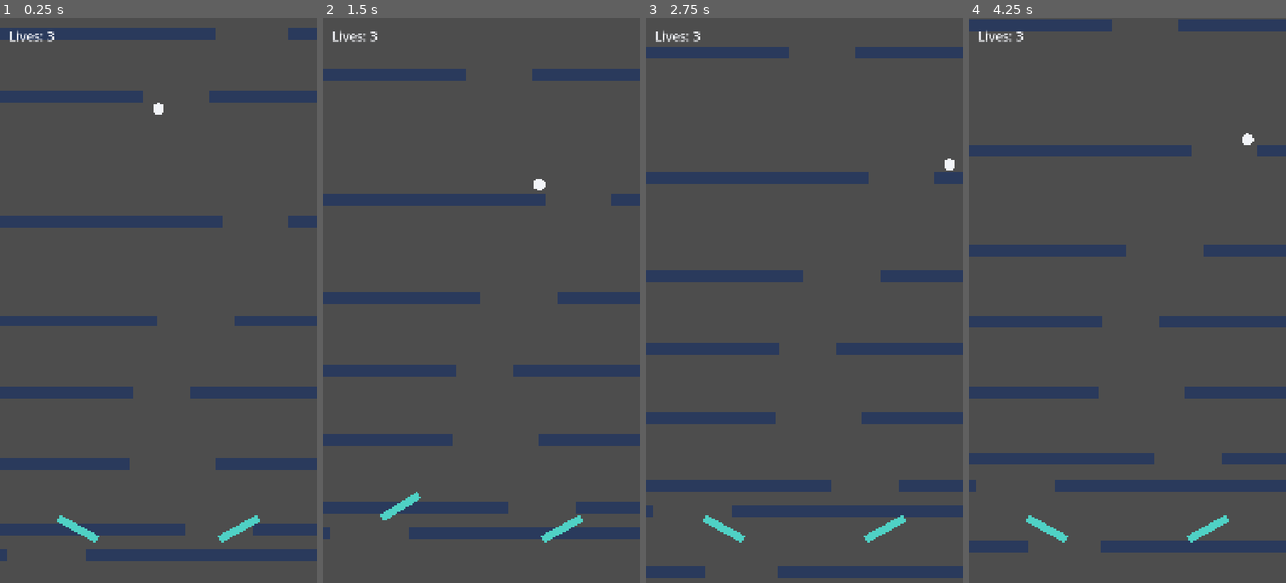
Above: before the commit, frames 1-4 (left to right).
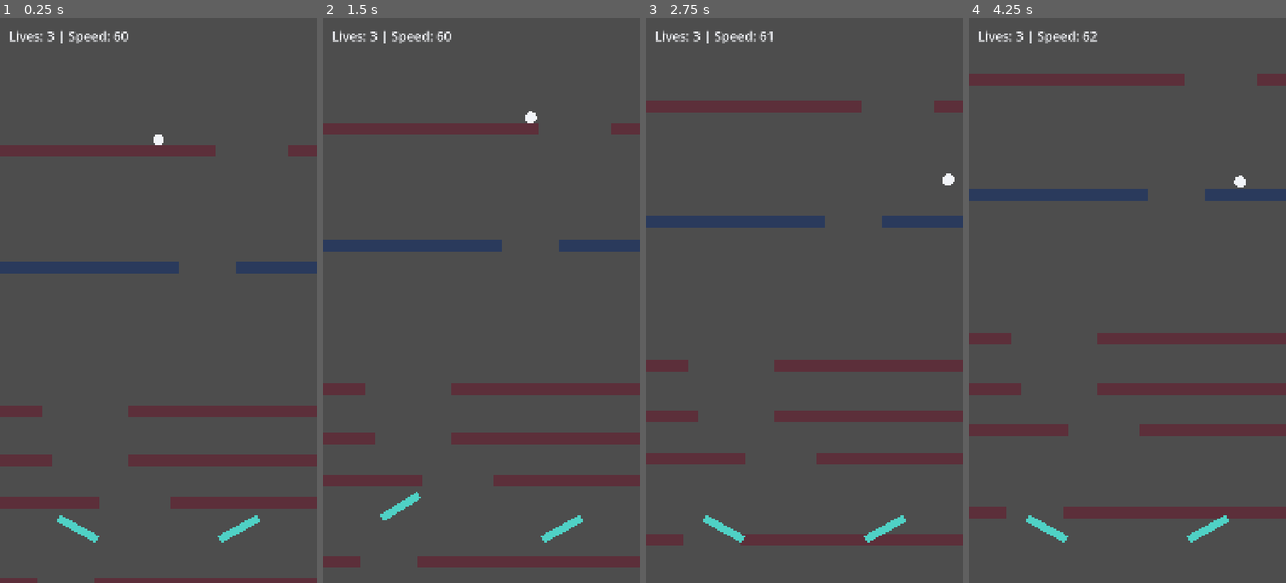
Above: after the commit, the same moments.

Repository: raeyyanhabib/GravityPinball
Game: Godot game, scene res://main.tscn
The game is run twice, just before and just after one commit, with the same random seed, the same clock (stepped at 60 frames per second) and the same inputs.
Inputs (mouse positions are in pixels of both pictures, inside the frame that each line leads up to):
- Up to frame 1 (0.25 s): no input
- Up to frame 2 (1.5 s): tap Enter at 0.5 s; move the mouse to (551, 272) at 0.52 s; hold D 0.53-1.25 s; tap R at 0.6 s; click (551, 272) at 0.67 s; drag from (418, 328) to (465, 413) at 1.27 s
- Up to frame 3 (2.75 s): move the mouse to (836, 176) at 2.02 s; hold D from 2.03 s (still down); tap R at 2.1 s; click (836, 176) at 2.17 s
- Up to frame 4 (4.25 s): release D at 2.75 s; drag from (1111, 413) to (1032, 215) at 2.77 s; move the mouse to (1222, 385) at 3.52 s; hold A from 3.53 s (still down); tap R at 3.6 s; click (1222, 385) at 3.67 s

The runs differ from the first frame. In frame 1, 21% of the frame differs, in the area x 0-100%, y 1-100%; in frame 2, 20%; in frame 3, 22%; in frame 4, 22%, in the area x 0-100%, y 0-95%.

Commit message:
M4: added the speed and zones

Diff:
--- a/ball.gd
+++ b/ball.gd
@@ -9,7 +9,7 @@
 var attached := false           # true while the ball is pinned to a bar
 
 func _ready() -> void:
-	gravity_scale = 0.3         # falls at 30% of normal gravity
+	gravity_scale = 0.3         # baseline fallback gravity scale
 	lock_rotation = true        # ball doesn't spin
 	contact_monitor = true      # lets the ball report what it touches
 	max_contacts_reported = 8
@@ -19,24 +19,22 @@
 	col.shape = shape
 	add_child(col)
 	var mat := PhysicsMaterial.new()
-	mat.bounce = 0.4            # how bouncy the ball is
+	mat.bounce = 0.4
 	mat.friction = 0.2
 	physics_material_override = mat
 
 func _physics_process(_delta: float) -> void:
 	if attached:
-		return                  # main.gd moves the ball while it's pinned
+		return
 	apply_central_force(Vector2(tilt * TILT_FORCE, 0.0))
 	if linear_velocity.length() > MAX_SPEED:
 		linear_velocity = linear_velocity.limit_length(MAX_SPEED)
 
-# Freeze the ball so a bar can carry it
 func attach() -> void:
 	attached = true
 	freeze = true
 	freeze_mode = RigidBody2D.FREEZE_MODE_KINEMATIC
 
-# Unfreeze the ball and give it a starting velocity
 func release(kick: Vector2) -> void:
 	attached = false
 	freeze = false
--- a/main.gd
+++ b/main.gd
@@ -1,73 +1,80 @@
 extends Node2D
 
 # ---- Screen and layout ----
-const W := 1080.0               # screen width
-const H := 1920.0               # screen height
-const CHUNK_H := 600.0          # height of one chunk of bars
-const BAR_H := 40.0             # thickness of a bar
-const GAP_MIN := 180.0          # narrowest gap in a bar row
-const GAP_MAX := 300.0          # widest gap in a bar row
-const SCROLL_SPEED := 60.0      # how fast bars move up (px/s)
-const FLIPPER_Y := 1700.0       # height of the flippers
-const BALL_START := Vector2(540, 300)  # start and respawn point
+const W := 1080.0
+const H := 1920.0
+const CHUNK_H := 600.0
+const BAR_H := 40.0
+const GAP_MIN := 180.0
+const GAP_MAX := 300.0
+const FLIPPER_Y := 1700.0
+const BALL_START := Vector2(540, 400)
+const DEFAULT_GRAVITY := 0.3
+
+# Bar colors per gravity zone: teal = floaty, slate = normal, red = heavy
+const ZONE_COLORS := {0.15: "#2f5d62", 0.3: "#2a3a5c", 0.5: "#5c2f3a"}
+
+# ---- Speed tuning ----
+const BASE_SPEED := 60.0
+const MAX_SPEED := 240.0
+const DRIVER_CAP := 180.0
 
 # ---- Steering ----
-const TILT_DEAD := 0.6          # ignore tiny phone tremors
-const TILT_FULL := 4.0          # this much tilt gives full steering
-const TILT_SMOOTH := 0.15       # lower = smoother but slower response
+const TILT_DEAD := 0.6
+const TILT_FULL := 4.0
+const TILT_SMOOTH := 0.15
 
 # ---- Collision layers ----
-const LAYER_WORLD := 1          # walls, floor, ball
-const LAYER_BARS := 2           # bars only
-
-# ---- Wedge (stuck) tuning ----
-const WEDGE_SPEED := 25.0       # below this speed relative to the bar = stuck
-const WARN_TIME := 0.8          # STUCK warning appears after this long
-const WEDGE_TIME := 1.6         # total stuck time before the ball is pinned
-const PIN_MIN_Y := 700.0        # only pin below this height, so escape time is fair
-const STRUGGLE_SPEED := 140.0   # sideways movement while pinned
-const BREAK_HOLD := 0.25        # how long to hold a flipper or hard tilt to break free
-const BREAK_TILT := 0.6         # tilt strength that counts as a hard tilt
-const KICK_SPEED := 260.0       # sideways push when the ball breaks free
-const GRACE_TIME := 1.2         # time after breaking free before it can be pinned again
-
-# One life can only be lost once per this many seconds
+const LAYER_WORLD := 1
+const LAYER_BARS := 2
+
+# ---- Wedge tuning ----
+const WEDGE_SPEED := 25.0
+const WARN_TIME := 0.8
+const WEDGE_TIME := 1.6
+const PIN_MIN_Y := 700.0
+const STRUGGLE_SPEED := 140.0
+const BREAK_HOLD := 0.25
+const BREAK_TILT := 0.6
+const KICK_SPEED := 260.0
+const GRACE_TIME := 1.2
 const LIFE_COOLDOWN := 1.0
 
 # ---- Game state ----
-var hard_mode := false          # M5 will set this from the menu
+var hard_mode := false
 var lives := 3
 var game_over := false
-
-# ---- Nodes and runtime values ----
+var time_played := 0.0
+var obstacles_passed := 0
+var current_scroll_speed := BASE_SPEED
+
+# ---- Runtime ----
 var ball: Ball
-var chunks: Array = []          # all bar chunks currently on screen
+var chunks: Array = []
 var left_flipper: Flipper
 var right_flipper: Flipper
-var tilt_smoothed := 0.0        # smoothed tilt value sent to the ball
-var touches := {}               # finger index -> position (-1 = mouse)
+var tilt_smoothed := 0.0
+var touches := {}
 var left_down := false
 var right_down := false
-var wedge_timer := 0.0          # how long the ball has been stuck
-var grace_timer := 0.0          # time left before the ball can be pinned again
-var break_timer := 0.0          # how long the player has held a break-free input
-var life_cooldown := 0.0        # time left before another life can be lost
+var wedge_timer := 0.0
+var grace_timer := 0.0
+var break_timer := 0.0
+var life_cooldown := 0.0
 var hud: Label
 
 func _ready() -> void:
-	randomize()                 # new random bars every run
+	randomize()
 	_make_walls()
 
-	# Fill the screen with chunks, starting one above the top
+	# Fill the screen, starting one chunk above the top
 	for i in range(-1, 4):
 		_spawn_chunk(i * CHUNK_H)
 
-	# Ball can hit the world and the bars
 	ball = Ball.new()
 	ball.collision_mask = LAYER_WORLD | LAYER_BARS
 	add_child(ball)
 
-	# Left flipper at the bottom left, right flipper at the bottom right
 	left_flipper = Flipper.new()
 	left_flipper.is_left = true
 	left_flipper.position = Vector2(200, FLIPPER_Y)
@@ -78,7 +85,6 @@
 	right_flipper.position = Vector2(W - 200, FLIPPER_Y)
 	add_child(right_flipper)
 
-	# On-screen text for lives and the escape timer
 	hud = Label.new()
 	hud.position = Vector2(30, 30)
 	hud.add_theme_font_size_override("font_size", 44)
@@ -87,7 +93,7 @@
 
 	_restart()
 
-# Runs on every touch, click, or key press
+# Touch, click, and key input
 func _input(event: InputEvent) -> void:
 	# After game over, R or a tap restarts
 	if game_over and event.is_pressed():
@@ -96,7 +102,7 @@
 			_restart()
 		return
 
-	# Track where each finger or the mouse is, so flippers know which side is pressed
+	# Track each finger, and the mouse as index -1
 	if event is InputEventScreenTouch:
 		if event.pressed:
 			touches[event.index] = event.position
@@ -112,47 +118,50 @@
 	elif event is InputEventMouseMotion and touches.has(-1):
 		touches[-1] = event.position
 
-# Main game loop, runs every physics frame (60 times per second)
+# Main loop, runs 60 times per second
 func _physics_process(delta: float) -> void:
 	if game_over:
 		_update_hud()
 		return
 
+	time_played += delta
 	life_cooldown = max(0.0, life_cooldown - delta)
+	current_scroll_speed = PinballLogic.speed_for(
+		time_played, obstacles_passed, BASE_SPEED, MAX_SPEED, DRIVER_CAP)
 
 	_read_tilt()
 	_read_flippers()
 	_update_chunks(delta)
+	ball.gravity_scale = _gravity_at_ball()
 
 	if ball.attached:
-		_carry_ball(delta)      # ball is pinned to a bar
+		_carry_ball(delta)
 	else:
-		_check_wedge(delta)     # watch for the ball getting stuck
+		_check_wedge(delta)
 		# Touching the top of the screen costs a life
 		if ball.position.y <= Ball.RADIUS:
 			_lose_life()
 
 	_update_hud()
 
-# Read tilt from the phone, or A and D on the laptop
+# Phone tilt, or A and D on the laptop
 func _read_tilt() -> void:
 	var raw := Input.get_gravity().x
 	if abs(raw) < TILT_DEAD:
-		raw = 0.0               # ignore small shakes
+		raw = 0.0
 	var key := 0.0
 	if Input.is_physical_key_pressed(KEY_A):
 		key -= 1.0
 	if Input.is_physical_key_pressed(KEY_D):
 		key += 1.0
 	var target_tilt := clampf(raw / TILT_FULL + key, -1.0, 1.0)
-	tilt_smoothed = lerpf(tilt_smoothed, target_tilt, TILT_SMOOTH)  # ease toward target
+	tilt_smoothed = lerpf(tilt_smoothed, target_tilt, TILT_SMOOTH)
 	ball.tilt = tilt_smoothed
 
-# Work out which flipper should be up
+# Z and / on the laptop, screen halves on touch
 func _read_flippers() -> void:
 	left_down = Input.is_physical_key_pressed(KEY_Z)
 	right_down = Input.is_physical_key_pressed(KEY_SLASH)
-	# On touch, the left and right halves of the screen control each flipper
 	for pos in touches.values():
 		if pos.x < W / 2.0:
 			left_down = true
@@ -164,60 +173,39 @@
 # Decide whether the ball is stuck against a bar
 func _check_wedge(delta: float) -> void:
 	grace_timer = max(0.0, grace_timer - delta)
-	if grace_timer > 0.0:
-		wedge_timer = 0.0       # just broke free, can't be pinned yet
-		return
-
-	# Only a ball touching a bar can be stuck
-	var touching := false
-	for b in ball.get_colliding_bodies():
-		if b.is_in_group("chunk"):
-			touching = true
-			break
-	if not touching:
-		wedge_timer = 0.0
-		return
-
-	# Stuck means the ball moves at almost the same speed as the bar
-	var rel: Vector2 = ball.linear_velocity - Vector2(0.0, -SCROLL_SPEED)
-	if rel.length() >= WEDGE_SPEED:
-		wedge_timer = 0.0
-		return
-
-	# Too close to the top: don't pin, the player needs room to react
-	if ball.position.y < PIN_MIN_Y:
-		wedge_timer = 0.0
-		return
-
-	# Stuck long enough: pin the ball to the bar
-	wedge_timer += delta
-	if wedge_timer >= WEDGE_TIME:
+	var touching := _touching_bar()
+	var stuck := PinballLogic.is_stuck_motion(
+		ball.linear_velocity, current_scroll_speed, WEDGE_SPEED)
+	var can_pin := grace_timer <= 0.0 and ball.position.y >= PIN_MIN_Y
+	wedge_timer = PinballLogic.next_wedge_timer(wedge_timer, delta, touching, stuck, can_pin)
+	if PinballLogic.should_pin(wedge_timer, WEDGE_TIME):
 		ball.attach()
 		wedge_timer = 0.0
 		break_timer = 0.0
 
+func _touching_bar() -> bool:
+	for b in ball.get_colliding_bodies():
+		if b.is_in_group("chunk"):
+			return true
+	return false
+
 # Pinned: the bar carries the ball up. Tilt lets it struggle sideways.
 func _carry_ball(delta: float) -> void:
-	ball.position.y -= SCROLL_SPEED * delta
+	ball.position.y -= current_scroll_speed * delta
 	ball.position.x = clampf(
 		ball.position.x + tilt_smoothed * STRUGGLE_SPEED * delta,
-		Ball.RADIUS, W - Ball.RADIUS)   # keep the ball on screen
-
-	# Carried into the top: lose a life
+		Ball.RADIUS, W - Ball.RADIUS)
+
 	if ball.position.y <= Ball.RADIUS:
 		_lose_life()
 		return
 
-	# Hold a flipper or hard tilt for a moment to break free
-	var breaking: bool = left_down or right_down or abs(tilt_smoothed) > BREAK_TILT
-	if breaking:
-		break_timer += delta
-		if break_timer >= BREAK_HOLD:
-			_break_free()
-	else:
-		break_timer = 0.0       # reset if the player lets go
-
-# Release the ball with a kick toward the side the player pushed
+	var breaking := left_down or right_down or absf(tilt_smoothed) > BREAK_TILT
+	break_timer = PinballLogic.next_break_timer(break_timer, delta, breaking)
+	if PinballLogic.should_break_free(break_timer, BREAK_HOLD):
+		_break_free()
+
+# Release with a kick toward the side the player pushed
 func _break_free() -> void:
 	var dir := 1.0 if (right_down or tilt_smoothed > 0.0) else -1.0
 	if left_down and not right_down:
@@ -226,10 +214,9 @@
 	grace_timer = GRACE_TIME
 	break_timer = 0.0
 
-# Lose one life, then respawn or end the game.
-# The cooldown stops one crossing from costing more than one life.
+# Lose a life, then respawn or end the game
 func _lose_life() -> void:
-	if life_cooldown > 0.0:
+	if not PinballLogic.can_lose_life(life_cooldown):
 		return
 	life_cooldown = LIFE_COOLDOWN
 	lives -= 1
@@ -239,59 +226,68 @@
 		return
 	_respawn_ball()
 
-# Start a fresh run
 func _restart() -> void:
 	lives = 1 if hard_mode else 3
 	game_over = false
 	life_cooldown = 0.0
+	time_played = 0.0
+	obstacles_passed = 0
+	current_scroll_speed = BASE_SPEED
 	_respawn_ball()
 
-# Put the ball back at the start point and clear its timers
+# Return the ball to the start point and clear its state
 func _respawn_ball() -> void:
-	ball.release(Vector2.ZERO)
+	ball.attached = false
+	ball.freeze = false
+	ball.linear_velocity = Vector2.ZERO
+	ball.angular_velocity = 0.0
 	ball.position = BALL_START
 	wedge_timer = 0.0
 	break_timer = 0.0
 	grace_timer = GRACE_TIME
 
-# Scroll bars up, delete the ones that left the top,
-# and add new ones below so the loop never runs out
+# Scroll chunks, count passed ones, remove old ones, add new ones below
 func _update_chunks(delta: float) -> void:
 	for c in chunks:
-		c.position.y -= SCROLL_SPEED * delta
-
-	# Keep only the chunks that are still on screen
+		var prev_y: float = c.position.y
+		c.position.y -= current_scroll_speed * delta
+		if PinballLogic.crossed_above(prev_y, c.position.y, ball.position.y, CHUNK_H):
+			obstacles_passed += 1
+
 	var keep: Array = []
 	for c in chunks:
-		if c.position.y < -CHUNK_H:
+		if PinballLogic.should_recycle(c.position.y, CHUNK_H):
 			c.queue_free()
 		else:
 			keep.append(c)
 	chunks = keep
 
-	# Add chunks below the lowest one until the screen is covered
 	var lowest := -INF
 	for c in chunks:
 		lowest = max(lowest, c.position.y)
-	while lowest < H:
-		lowest += CHUNK_H
-		_spawn_chunk(lowest)
-
-# Update the on-screen text
+	for y in PinballLogic.rows_to_fill(lowest, H, CHUNK_H):
+		_spawn_chunk(y)
+
+# Gravity of the zone the ball is currently in
+func _gravity_at_ball() -> float:
+	var zones: Array = []
+	for c in chunks:
+		zones.append({"y": c.position.y, "g": c.get_meta("gravity_scale")})
+	return PinballLogic.gravity_at(ball.position.y, zones, CHUNK_H, DEFAULT_GRAVITY)
+
 func _update_hud() -> void:
 	if game_over:
 		hud.text = "GAME OVER\nTap or press R to restart"
 		return
-	var text := "Lives: %d" % lives
+	var text := "Lives: %d | Speed: %d" % [lives, int(current_scroll_speed)]
 	if ball.attached:
-		var window := ball.position.y / SCROLL_SPEED   # seconds until the top
+		var window := PinballLogic.escape_window(ball.position.y, current_scroll_speed)
 		text += "\nESCAPE: %.1fs" % window
 		text += "\nTilt or flip to break free"
 	elif wedge_timer >= WARN_TIME:
 		text += "\nSTUCK!"
 	hud.text = text
 
-# Side walls and the bottom floor
 func _make_walls() -> void:
 	for x in [-10.0, W + 10.0]:
 		var wall := StaticBody2D.new()
@@ -303,7 +299,7 @@
 		wall.position = Vector2(x, H * 0.5)
 		add_child(wall)
 
-	# Floor below the screen, so the ball can't fall out
+	# Floor below the screen
 	var floor_body := StaticBody2D.new()
 	var floor_shape := RectangleShape2D.new()
 	floor_shape.size = Vector2(W + 200, 20)
@@ -313,31 +309,41 @@
 	floor_body.position = Vector2(W / 2.0, H + 10.0)
 	add_child(floor_body)
 
-# One chunk: three bands, each randomly holding a bar row or staying empty
+# One chunk: a random gravity zone, tinted, with up to three bar rows
 func _spawn_chunk(y: float) -> void:
 	var chunk := AnimatableBody2D.new()
 	chunk.position = Vector2(0, y)
-	chunk.add_to_group("chunk")       # lets the ball recognize bars
+	chunk.add_to_group("chunk")
 	chunk.collision_layer = LAYER_BARS
-	chunk.collision_mask = 0          # bars don't need to detect anything
+	chunk.collision_mask = 0
+
+	var grav_choices := [0.3, 0.3, 0.15, 0.5]
+	var g: float = grav_choices[randi() % grav_choices.size()]
+	chunk.set_meta("gravity_scale", g)
 
 	var band_h := CHUNK_H / 3.0
 	for band in range(3):
-		if randf() < 0.8:             # 80% chance this band has a row
+		if randf() < 0.8:
 			var row_y := band * band_h + randf_range(20.0, band_h - 20.0 - BAR_H)
 			var gap_w := randf_range(GAP_MIN, GAP_MAX)
 			var gap_x := randf_range(20.0, W - gap_w - 20.0)
 			_add_bar(chunk, row_y, gap_x, gap_w)
 
+	_tint_chunk(chunk, g)
 	add_child(chunk)
 	chunks.append(chunk)
 
-# One row: a bar on each side of a gap
+# Color the bars by gravity zone
+func _tint_chunk(chunk: Node2D, g: float) -> void:
+	var color: String = ZONE_COLORS.get(g, "#2a3a5c")
+	for child in chunk.get_children():
+		if child is ColorRect:
+			child.color = Color(color)
+
 func _add_bar(chunk: Node2D, y: float, gap_x: float, gap_w: float) -> void:
 	_add_rect(chunk, 0.0, y, gap_x, BAR_H)
 	_add_rect(chunk, gap_x + gap_w, y, W - gap_x - gap_w, BAR_H)
 
-# One rectangle: a collision shape (for physics) and a ColorRect (for looks)
 func _add_rect(parent: Node2D, x: float, y: float, w: float, h: float) -> void:
 	if w <= 0.0:
 		return
@@ -345,7 +351,7 @@
 	shape.size = Vector2(w, h)
 	var col := CollisionShape2D.new()
 	col.shape = shape
-	col.position = Vector2(x + w / 2.0, y + h / 2.0)   # shape position is its center
+	col.position = Vector2(x + w / 2.0, y + h / 2.0)
 	parent.add_child(col)
 	var visual := ColorRect.new()
 	visual.position = Vector2(x, y)
--- /dev/null
+++ b/pinball_logic.gd
@@ -0,0 +1,69 @@
+extends RefCounted
+class_name PinballLogic
+
+# Pure game rules. No scene or physics here, so they can be tested headless.
+
+# Scroll speed. Score S = T*O/5, driver = (T+S)/2, speed rises from base to top as driver reaches cap.
+static func speed_for(time_played: float, obstacles: int, base: float, top: float, cap: float) -> float:
+	var score := (time_played * float(obstacles)) / 5.0
+	var driver := (time_played + score) / 2.0
+	var factor := clampf(driver / cap, 0.0, 1.0)
+	return lerpf(base, top, factor)
+
+# Seconds until the bar carries the ball off the top
+static func escape_window(ball_y: float, speed: float) -> float:
+	if speed <= 0.0:
+		return INF
+	return ball_y / speed
+
+# Stuck = the ball moves with the bar. Bars move up at bar_speed.
+static func is_stuck_motion(ball_velocity: Vector2, bar_speed: float, threshold: float) -> bool:
+	var relative := ball_velocity + Vector2(0.0, bar_speed)
+	return relative.length() < threshold
+
+# The wedge timer only grows while every condition holds. Otherwise it resets.
+static func next_wedge_timer(timer: float, delta: float, touching: bool, stuck: bool, can_pin: bool) -> float:
+	if touching and stuck and can_pin:
+		return timer + delta
+	return 0.0
+
+static func should_pin(timer: float, wedge_time: float) -> bool:
+	return timer >= wedge_time
+
+# Break-free timer grows while the player holds a flipper or hard tilt
+static func next_break_timer(timer: float, delta: float, breaking: bool) -> float:
+	if breaking:
+		return timer + delta
+	return 0.0
+
+static func should_break_free(timer: float, hold: float) -> bool:
+	return timer >= hold
+
+static func can_lose_life(cooldown: float) -> bool:
+	return cooldown <= 0.0
+
+# A chunk counts once, when its bottom edge moves from at-or-below the ball to above it
+static func crossed_above(prev_y: float, new_y: float, ball_y: float, chunk_h: float) -> bool:
+	return prev_y + chunk_h >= ball_y and new_y + chunk_h < ball_y
+
+# Chunks that have fully left the top are removed
+static func should_recycle(chunk_y: float, chunk_h: float) -> bool:
+	return chunk_y < -chunk_h
+
+# Y positions for new chunks needed below the lowest one. Empty list if there are no chunks.
+static func rows_to_fill(lowest_y: float, screen_h: float, chunk_h: float) -> Array:
+	var ys: Array = []
+	if is_inf(lowest_y):
+		return ys
+	var y := lowest_y
+	while y < screen_h:
+		y += chunk_h
+		ys.append(y)
+	return ys
+
+# Gravity for the chunk containing y. zones is an array of {"y": float, "g": float}.
+static func gravity_at(y: float, zones: Array, chunk_h: float, default_g: float) -> float:
+	for z in zones:
+		if y >= z["y"] and y < z["y"] + chunk_h:
+			return z["g"]
+	return default_g
Not shown, added: pinball_logic.gd.uid
